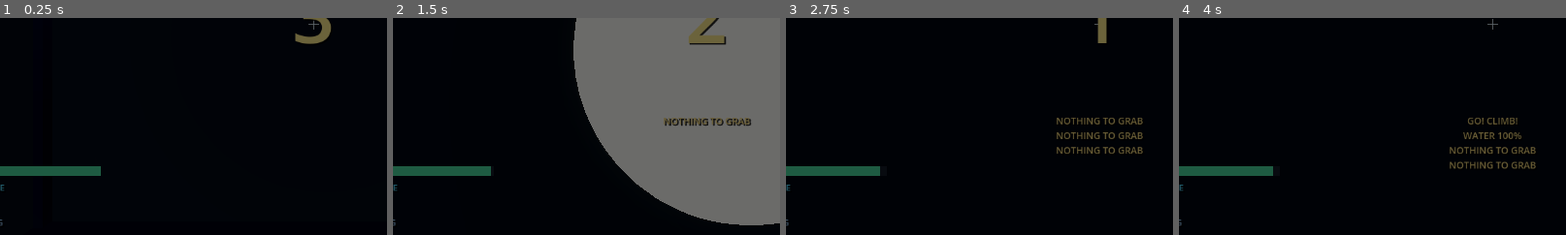
Above: before the commit, frames 1-4 (left to right).
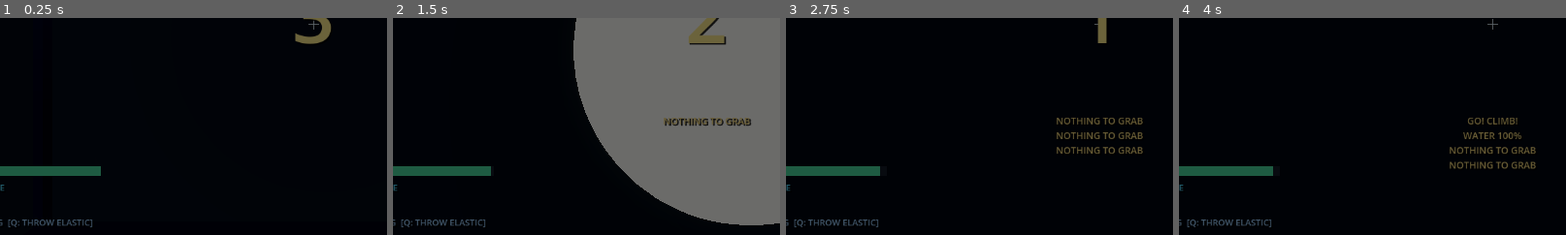
Above: after the commit, the same moments.

Repository: peakbuild112000/Project1
Game: Godot game, scene res://scenes/game.tscn
The game is run twice, just before and just after one commit, with the same random seed, the same clock (stepped at 60 frames per second) and the same inputs. This scene is started directly instead of the project's main scene.
Inputs (mouse positions are % of the whole screen's width and height, from its top left):
- Up to frame 1 (0.25 s): no input
- Up to frame 2 (1.5 s): tap Enter (ui_accept) at 0.5 s; move the mouse to (55, 50) at 0.52 s; hold W (move_forward) from 0.53 s (still down); tap F (carry) at 0.6 s; tap Space (jump) at 0.77 s; move the mouse to (45, 50) at 1.27 s; click (45, 50) at 1.35 s
- Up to frame 3 (2.75 s): keep holding W (move_forward); tap Space (jump) at 1.52 s; tap F (carry) at 1.55, 2.3 s; tap Enter (ui_accept) at 2 s; move the mouse to (52, 48) at 2.02 s; right-click (52, 48) at 2.1 s
- Up to frame 4 (4 s): keep holding W (move_forward); tap Enter (ui_accept) at 2.75, 3.5 s; move the mouse to (49, 52) at 2.77 s; tap B (bandage) at 2.85 s; tap Space (jump) at 3.02, 3.77 s; tap F (carry) at 3.05, 3.6 s; move the mouse to (57, 51) at 3.52 s
The pictures show only the part of the screen within x 10-59%, y 49-98%; the shares and areas given below are measured in that part.

The runs differ from the first frame. In frame 1, 0.3% of the frame differs, in the area x 2-24%, y 92-97%; in frame 2, 0.3%; in frame 3, 0.3%; in frame 4, 0.3%.

Commit message:
Add one-key Strong throw of nearby Elastic

Diff:
--- a/scripts/game/game_manager.gd
+++ b/scripts/game/game_manager.gd
@@ -613,6 +613,46 @@
 		or bool(target.get("unconscious"))
 	):
 		return
+	_clear_carry_link(carrier_pid, true)
+	_notify("ELASTIC THROWN")
+
+
+## One-key throw: Q beside an awake Elastic lifts and launches them without a
+## separate F pickup. The host validates the pair and the distance before
+## creating (and immediately clearing) the carry link.
+func request_quick_throw(carrier_pid: int, target_id: String) -> void:
+	if not _is_authority():
+		rpc_id(1, "rpc_request_quick_throw", carrier_pid, target_id)
+		return
+	_authorize_quick_throw(carrier_pid, carrier_pid, target_id)
+
+
+@rpc("any_peer", "call_remote", "reliable")
+func rpc_request_quick_throw(carrier_pid: int, target_id: String) -> void:
+	_authorize_quick_throw(_peer_of_sender(multiplayer.get_remote_sender_id()), carrier_pid, target_id)
+
+
+func _authorize_quick_throw(sender_pid: int, carrier_pid: int, target_id: String) -> void:
+	if not _is_authority() or _phase == PHASE_ENDED or sender_pid != carrier_pid:
+		return
+	if _carry_links.has(carrier_pid):
+		return
+	var carrier: Node = _find_climber_by_id(carrier_pid)
+	var target: Node = _find_climber_by_id(int(target_id))
+	if (
+		carrier == null or target == null
+		or not is_strong_climber(carrier)
+		or not is_elastic_climber(target)
+		or bool(target.get("dead"))
+		or bool(target.get("unconscious"))
+		or int(target.get("carried_by_peer")) > 0
+	):
+		return
+	var reach := float(carrier.get("carry_reach"))
+	if carrier.global_position.distance_to(target.global_position) > reach:
+		return
+	_apply_carry_link(carrier_pid, 1, target_id)
+	_broadcast_carry_link(carrier_pid, 1, target_id)
 	_clear_carry_link(carrier_pid, true)
 	_notify("ELASTIC THROWN")
 
--- a/scripts/player/climber.gd
+++ b/scripts/player/climber.gd
@@ -1228,9 +1228,30 @@
 
 func _request_throw_elastic() -> void:
 	var manager := _game_manager()
-	if manager == null or not manager.has_method("request_throw_elastic"):
-		return
-	manager.call("request_throw_elastic", peer_id)
+	if manager == null:
+		return
+	if carry_kind == 1 and is_instance_valid(_carry_node):
+		var held := _carry_node
+		if not bool(held.get("unconscious")) and int(held.get("character_type")) == CharacterType.ELASTIC:
+			manager.call("request_throw_elastic", peer_id)
+			return
+	# Quick throw: Q beside an awake Elastic grabs and launches them in one move.
+	var best_id := ""
+	var best_distance := carry_reach
+	for candidate in get_tree().get_nodes_in_group("climbers"):
+		if not can_carry_climber(candidate) or int(candidate.get("character_type")) != CharacterType.ELASTIC:
+			continue
+		if bool(candidate.get("unconscious")):
+			continue
+		var distance := global_position.distance_to(candidate.global_position)
+		if distance < best_distance:
+			best_distance = distance
+			best_id = str(int(candidate.get("peer_id")))
+	if best_id.is_empty():
+		notice_requested.emit("NO ELASTIC IN REACH")
+		return
+	if manager.has_method("request_quick_throw"):
+		manager.call("request_quick_throw", peer_id, best_id)
 
 
 func _carry_mass() -> float:
--- a/scripts/ui/hud.gd
+++ b/scripts/ui/hud.gd
@@ -545,7 +545,9 @@
 		_type_label.text = "CLASS %s" % CharacterType.label(class_value)
 		if int(_local_climber.get("carry_kind")) == 1:
 			_type_label.text += "  [F: DROP / Q: THROW]"
-		elif class_value == CharacterType.ELASTIC:
+		elif class_value == CharacterType.STRONG:
+			_type_label.text += "  [Q: THROW ELASTIC]"
+		else:
 			_type_label.text += "  [Q: ROPE TAIL / NO CLIMB]"
 		_bandage_label.text = "BANDAGES %d  [B]" % maxi(0, int(_local_climber.get("bandages")))
 		var ragdoll := bool(_local_climber.get("ragdoll_active"))
--- a/tests/climb_game_smoke.gd
+++ b/tests/climb_game_smoke.gd
@@ -173,6 +173,17 @@
 		check(launch.y >= 20.0, "Q throw is not high enough (y=%.2f)" % launch.y)
 		check(launch.length_squared() > 1.0, "Q throw did not launch the Elastic")
 
+		# Q also throws a nearby Elastic directly, without the F pickup step.
+		check(game.has_method("request_quick_throw"), "Quick throw RPC missing")
+		climber2.set("last_launch_velocity", Vector3.ZERO)
+		climber2.set("linear_velocity", Vector3.ZERO)
+		climber2.set("global_position", climber1.global_position + Vector3(1.2, 0.0, 0.0))
+		climber1.call("_request_throw_elastic")
+		await process_frame
+		var quick_launch: Vector3 = climber2.get("last_launch_velocity")
+		check(quick_launch.y >= 20.0, "Quick Q throw is not high enough (y=%.2f)" % quick_launch.y)
+		check(int(climber1.get("carry_kind")) == -1, "Quick throw left a carry link")
+
 		# Coop building: a carrier cannot anchor their own object, but a nearby
 		# climber can fix and release it. Anchored props cannot be picked up.
 		var build_prop: Node = null
Not shown, changed: docs/DESIGN.md
Not shown, changed: docs/ERRORS.md
